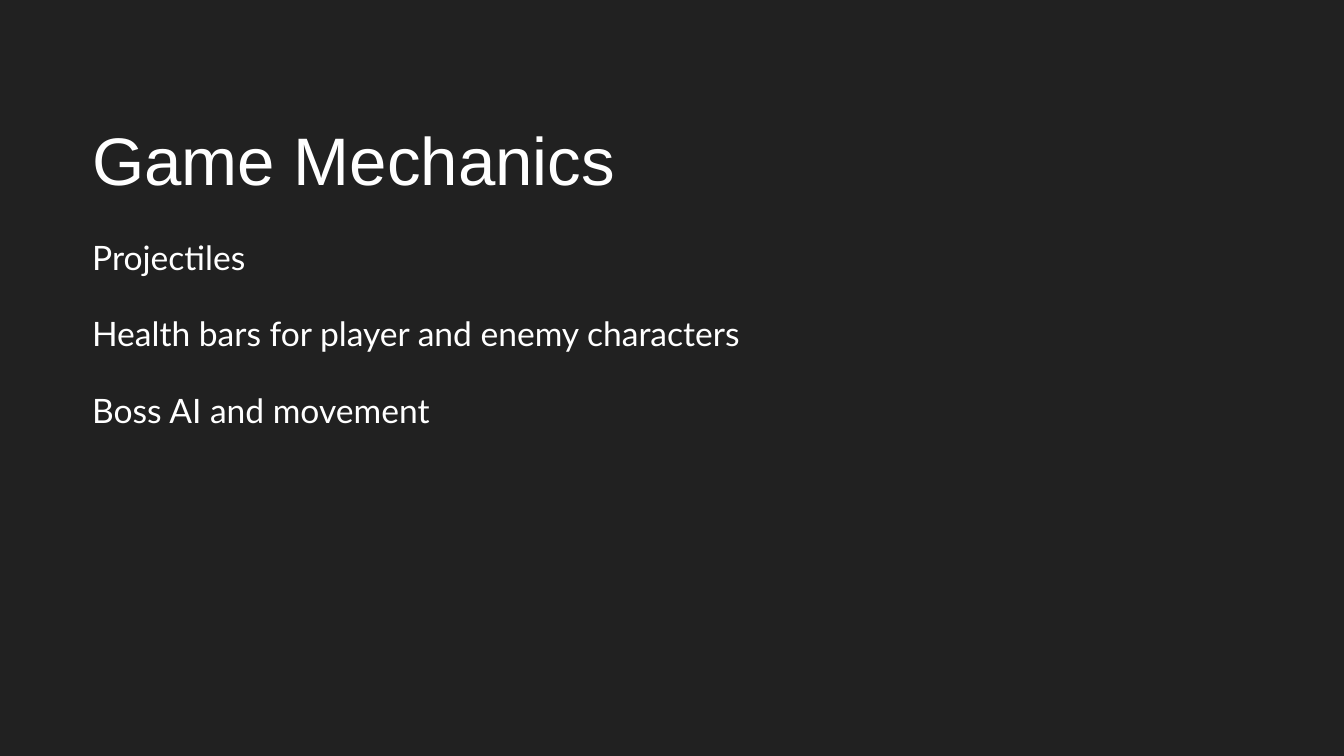
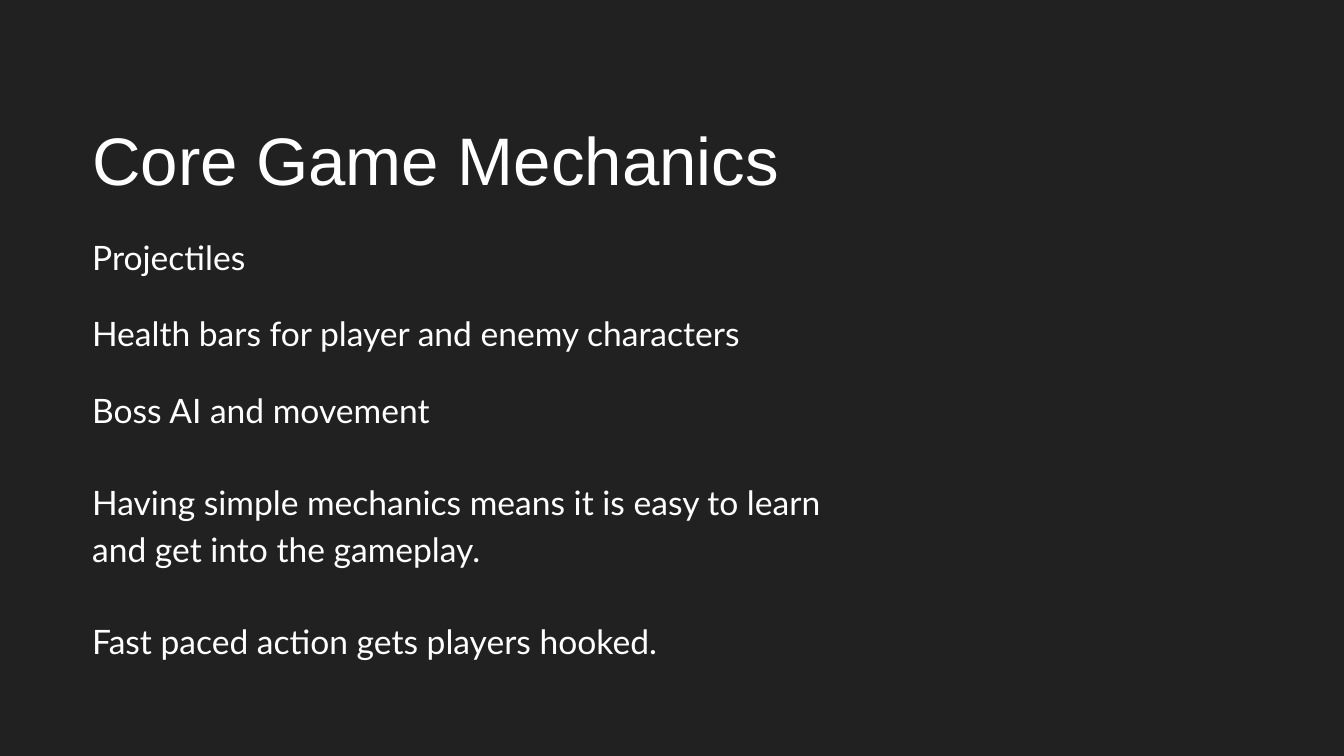
Before and after one commit to Herro-Sama/comp150-desktop-game, a slide deck: slide 7 of Presentation Material/2D Colossi Arena.pptx. Drawn at 1344x756 pixels with LibreOffice and Linux fonts; fonts in the diff are those of the drawing. Boxes give left, top, right and bottom in pixels: in the first picture for what was removed or moved away, otherwise in the second. Text is boxed around its words. In the diff, an @@ line names an element or a change of style, - is before the commit and + after.

```diff
--- a/Presentation Material/2D Colossi Arena.pptx
+++ b/Presentation Material/2D Colossi Arena.pptx
@@ title at [92, 136, 779, 186]: text changed @@
-Game Mechanics
+Core Game Mechanics
@@ title at [92, 398, 820, 660]: text changed @@
-Boss AI and movement
+Boss AI and movement
+Having simple mechanics means it is easy to learn and get into the gameplay.
+Fast paced action gets players hooked.
```
Also in this commit, not shown: 2 other slides changed, 2 other files.
